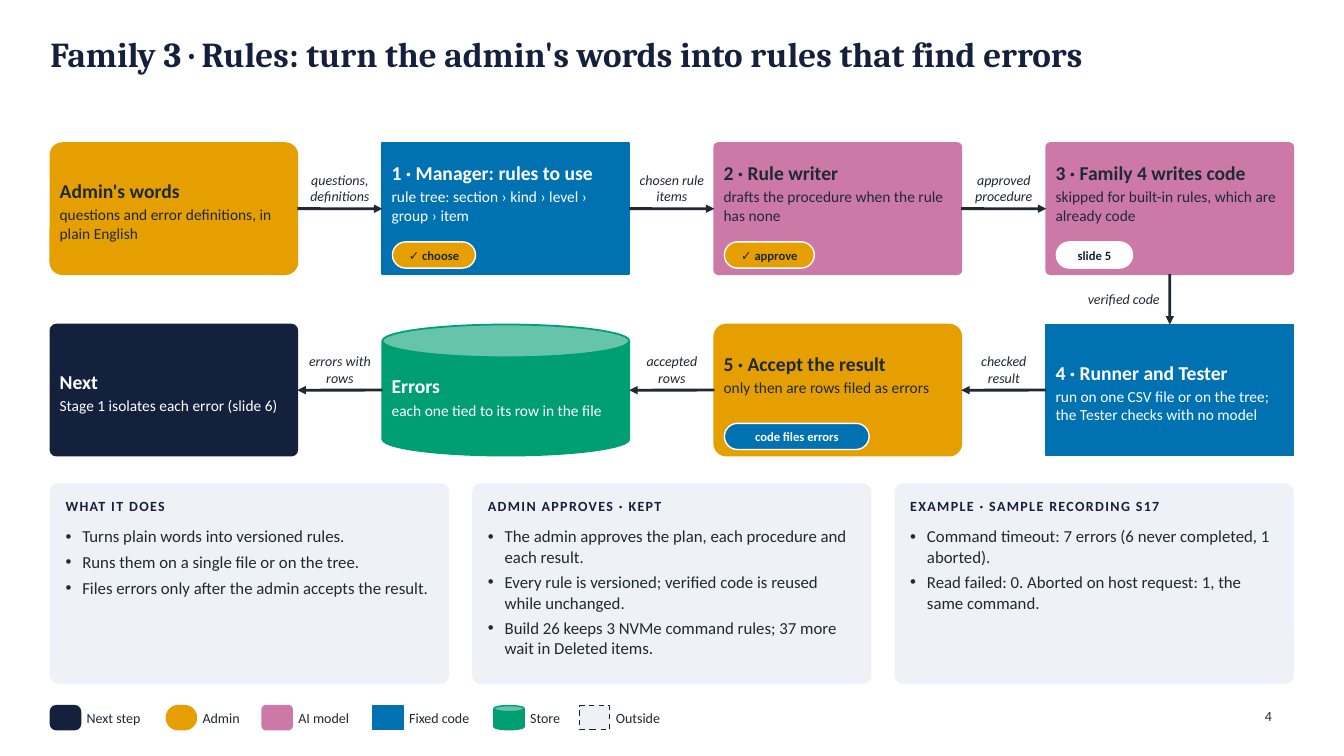
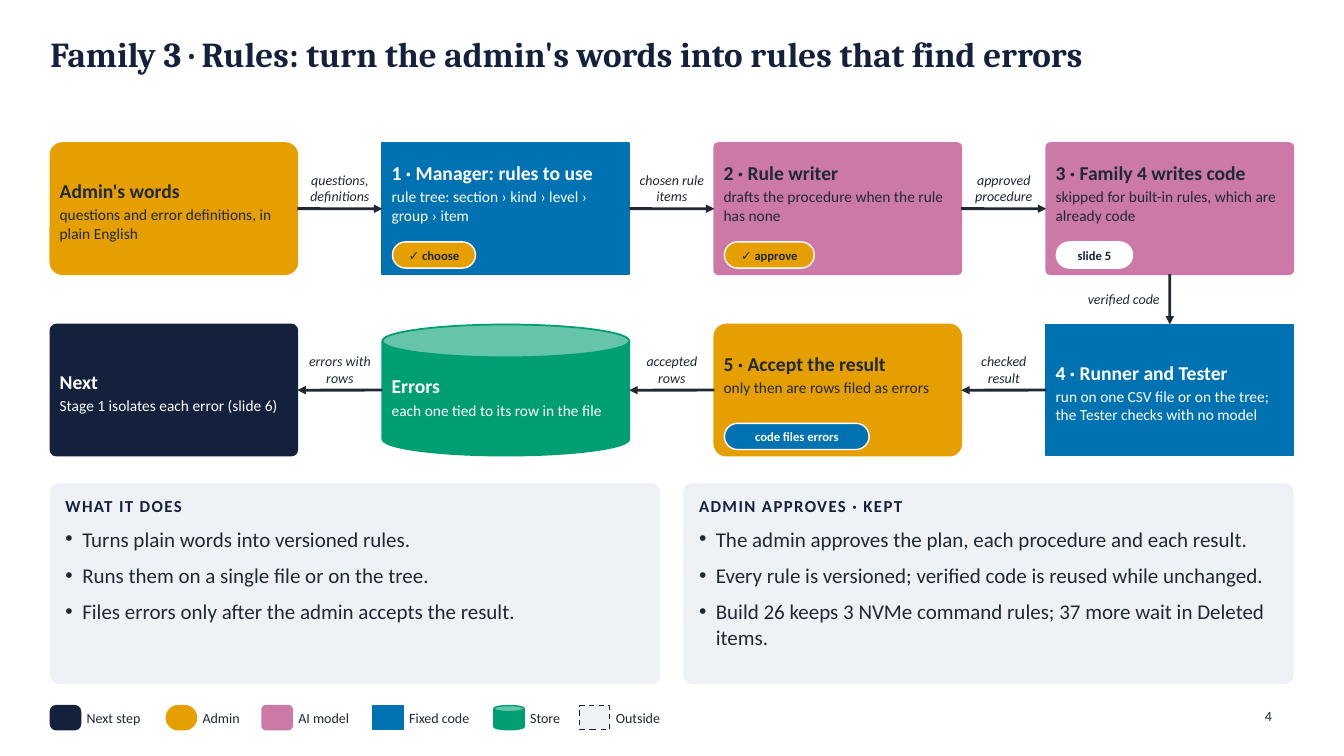
Before and after one commit to Gangasagarhl/Tempororay, a slide deck: slide 4 of Field_to_Test_Loop_architecture_families_stages_tests.pptx. Drawn at 1344x756 pixels with LibreOffice and Linux fonts; fonts in the diff are those of the drawing. Boxes give left, top, right and bottom in pixels: in the first picture for what was removed or moved away, otherwise in the second. Text is boxed around its words. In the diff, an @@ line names an element or a change of style, - is before the commit and + after.

Commit message:
Deck: remove the example cards

```diff
--- a/Field_to_Test_Loop_architecture_families_stages_tests.pptx
+++ b/Field_to_Test_Loop_architecture_families_stages_tests.pptx
@@ rounded rectangle: place and size @@
-rounded rectangle at <box>50,484,449,684</box>
+rounded rectangle at <box>50,484,659,684</box>
@@ text "WHAT IT DOES" at <box>65,501,182,512</box>: size 10 to 12 pt @@
@@ rounded rectangle: place and size @@
-rounded rectangle at <box>473,484,871,684</box>
+rounded rectangle at <box>685,484,1294,684</box>
@@ text "ADMIN APPROVES · KEPT" at <box>699,501,902,512</box>: size 10 to 12 pt @@
@@ text "ADMIN APPROVES · KEPT": place and size @@
-text "ADMIN APPROVES · KEPT" at <box>488,502,662,511</box>
+text "ADMIN APPROVES · KEPT" at <box>699,501,902,512</box>
@@ rounded rectangle removed at <box>895,484,1294,684</box> @@
@@ text removed at <box>910,502,1160,511</box> @@
-EXAMPLE · SAMPLE RECORDING S17
@@ text "Turns plain words into versioned ..." at <box>82,532,515,623</box>: size 12 to 15 pt; more space between paragraphs @@
@@ text "The admin approves the plan, ..." at <box>716,532,1264,645</box>: size 12 to 15 pt; more space between paragraphs @@
@@ text "The admin approves the plan, ...": place and size @@
-text "The admin approves the plan, ..." at <box>505,530,847,654</box>
+text "The admin approves the plan, ..." at <box>716,532,1264,645</box>
@@ text removed at <box>927,530,1269,609</box> @@
-• Command timeout: 7 errors (6 never completed, 1 aborted).
-• Read failed: 0. Aborted on host request: 1, the same command.
```
Also in this commit, not shown: 5 other slides changed, 1 other file.
